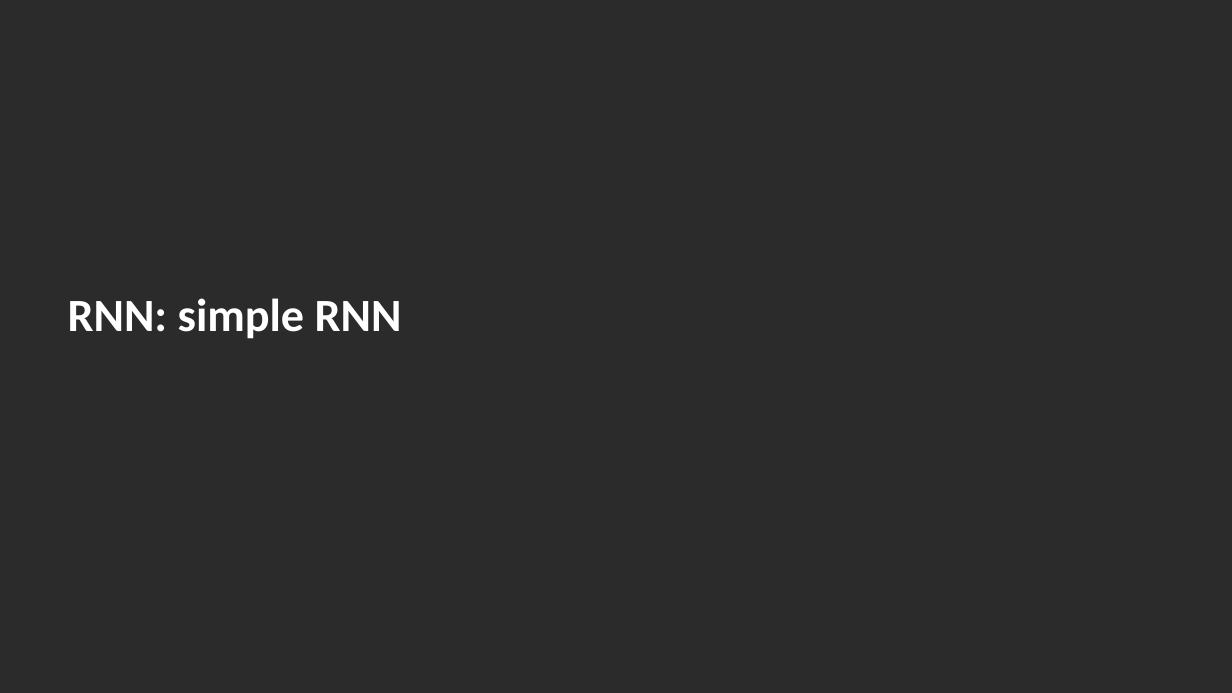
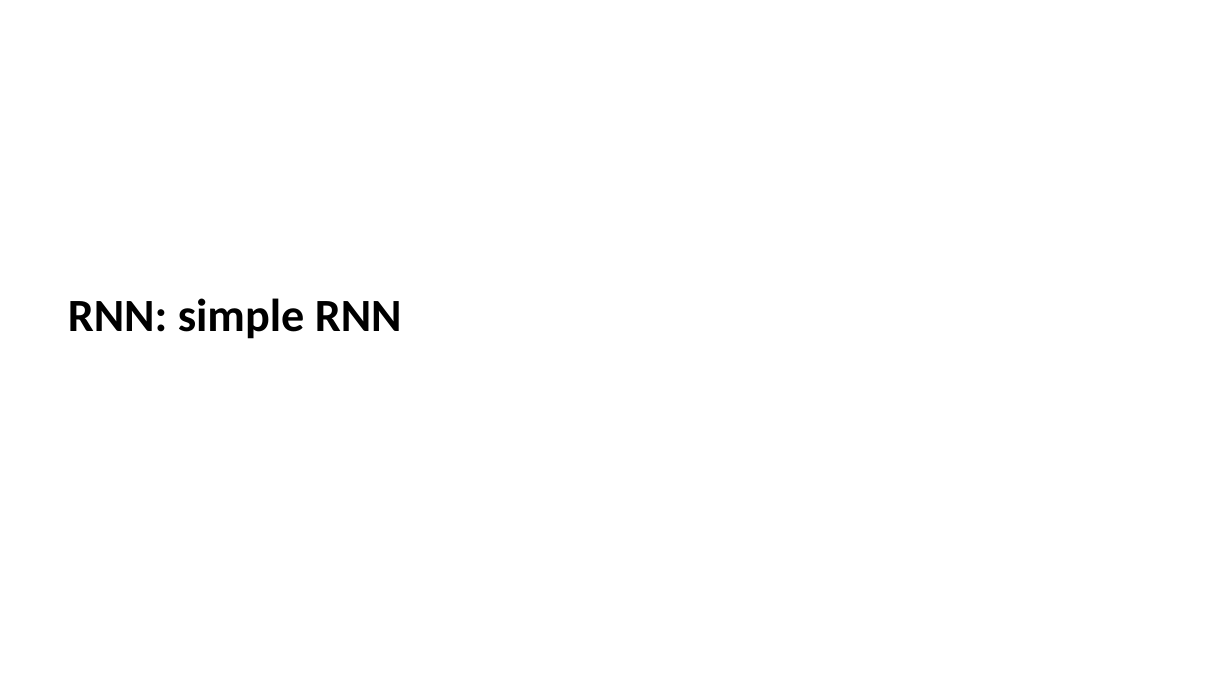
Before and after one commit to jzanetti/Sijin_ML, a slide deck: slide 1 of docs/source/deep_learning/slides/rnn_simple_rnn.pptx. Drawn at 1232x693 pixels with LibreOffice and Linux fonts; fonts in the diff are those of the drawing; background and template pictures are left out; a plain dark background stands for a picture behind light text. Boxes give left, top, right and bottom in pixels: in the first picture for what was removed or moved away, otherwise in the second. Text is boxed around its words. In the diff, an @@ line names an element or a change of style, - is before the commit and + after.

```diff
--- a/docs/source/deep_learning/slides/rnn_simple_rnn.pptx
+++ b/docs/source/deep_learning/slides/rnn_simple_rnn.pptx
@@ background picture (left out) to #FFFFFF @@
@@ text "RNN: simple RNN" at [68,298,402,339]: text colour #FFFFFF to #000000, highlight none to #FFFFFF @@
```
Also in this commit, not shown: 5 other slides changed, 24 slides added, 7 slides removed, 5 other files.
